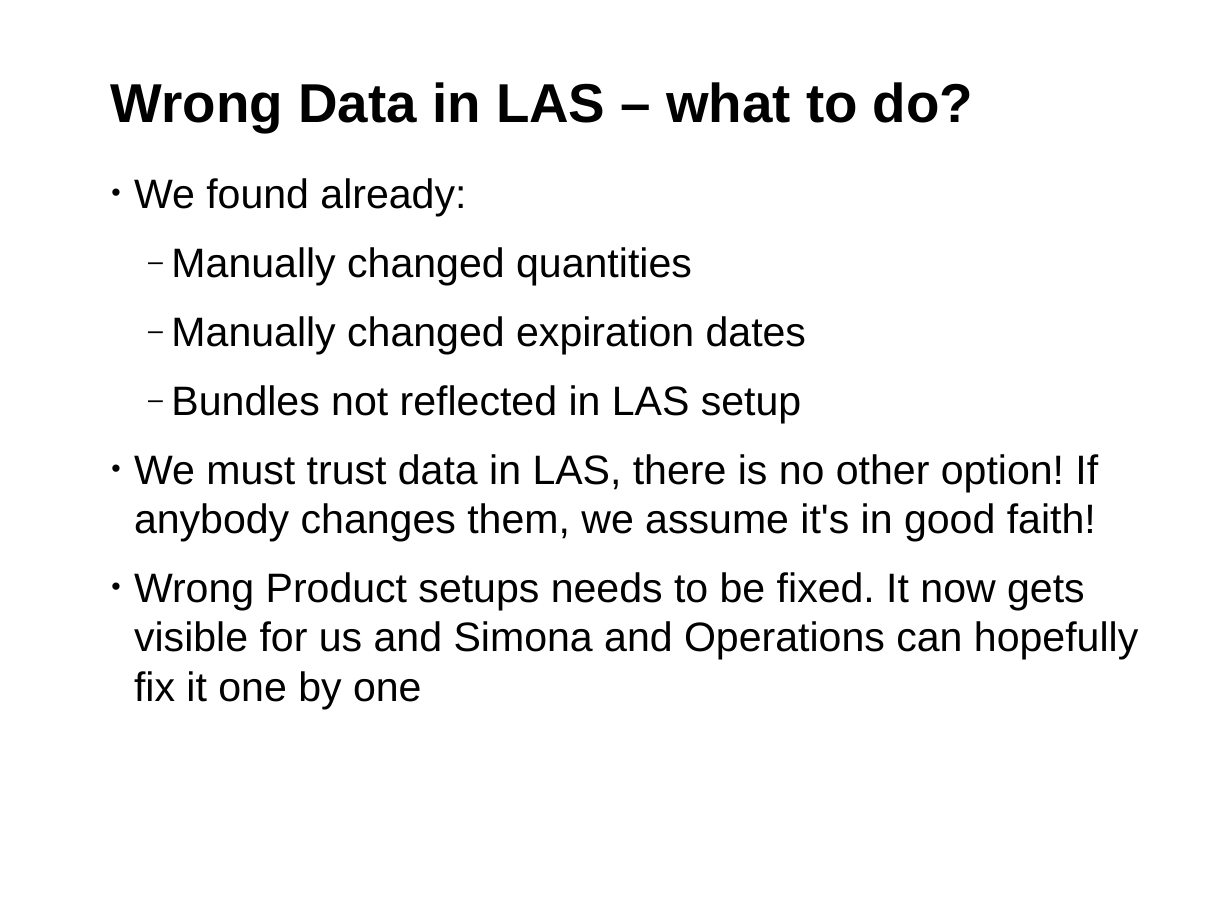
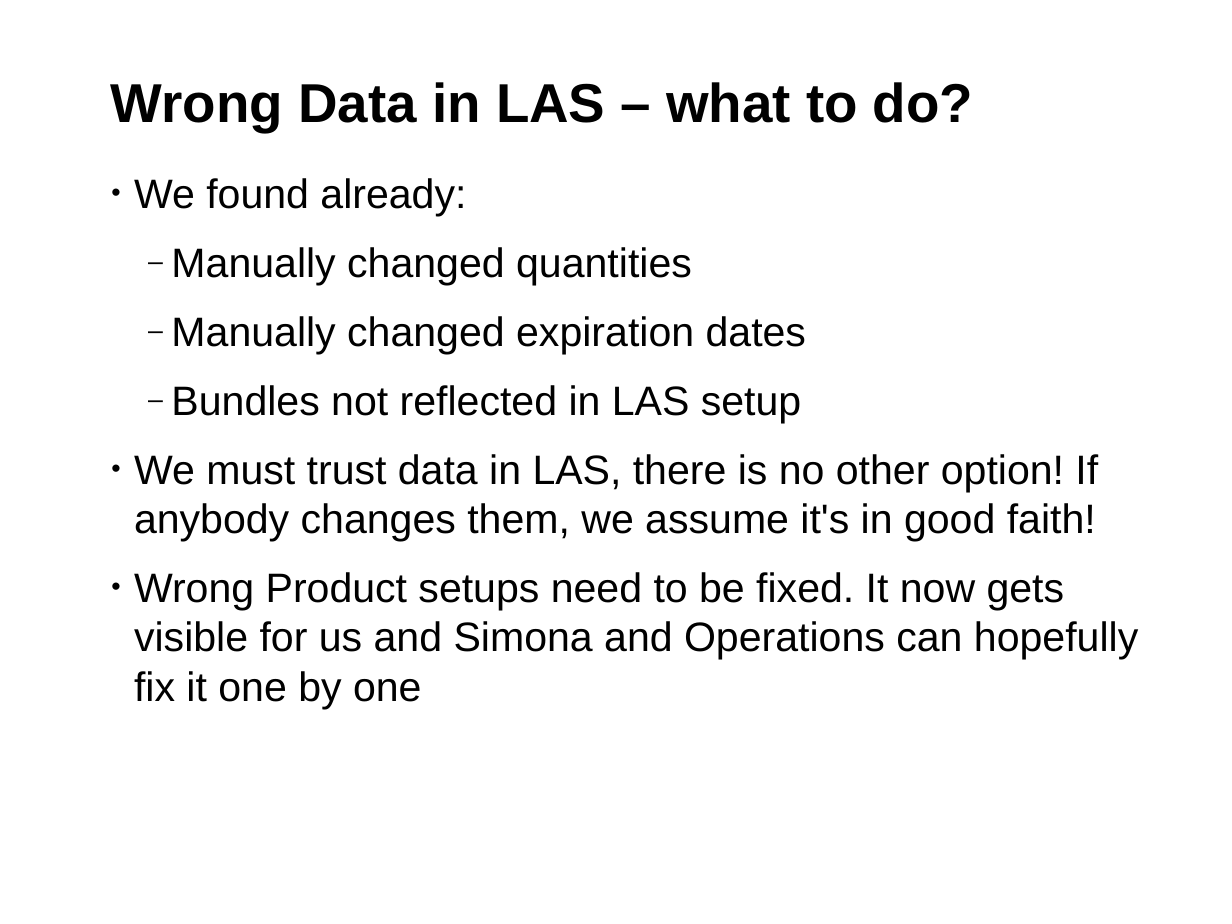
Before and after one commit to hustodemon/subscription-matcher, a slide deck: slide 17 of doc/SubscriptionCounting.odp. Drawn at 1232x924 pixels with LibreOffice and Linux fonts; fonts in the diff are those of the drawing; background and template pictures are left out. Boxes give left, top, right and bottom in pixels: in the first picture for what was removed or moved away, otherwise in the second. Text is boxed around its words. In the diff, an @@ line names an element or a change of style, - is before the commit and + after.

Commit message:
Fixed two typos

```diff
--- a/doc/SubscriptionCounting.odp
+++ b/doc/SubscriptionCounting.odp
@@ text at bbox=[134, 572, 1138, 709]: text changed @@
-• Wrong Product setups needs to be fixed. It now gets visible for us and Simona and Operations can hopefully fix it one by one
+• Wrong Product setups need to be fixed. It now gets visible for us and Simona and Operations can hopefully fix it one by one
```
Also in this commit, not shown: 1 other slide changed.
